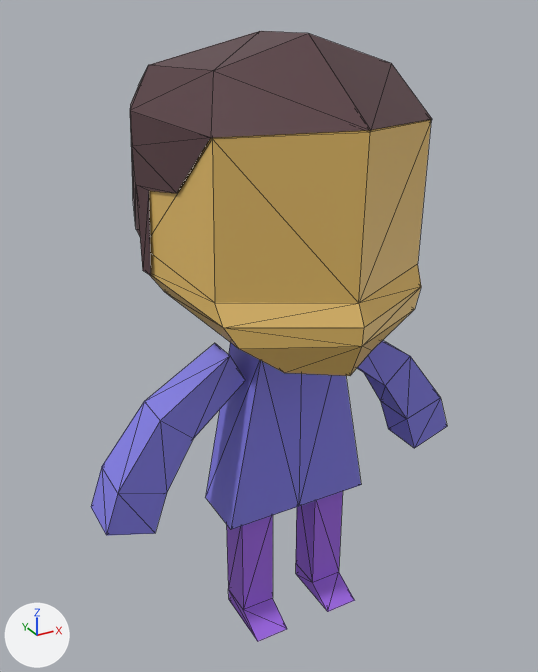
What one commit did to the glTF model server/static/cafemania/assets/char.glb.
Both versions are drawn from a 50 mm camera at (-2.42, -4.16, 1.33) aimed at (-0.07, 0.12, -0.81). The lights are fixed; the arrows at lower left show +X, +Y and +Z. Mesh edges are drawn as thin lines. Vertices at the same position are counted once.

Objects in the first picture: 'Body', 'Hair', 'Head', 'Legs'.
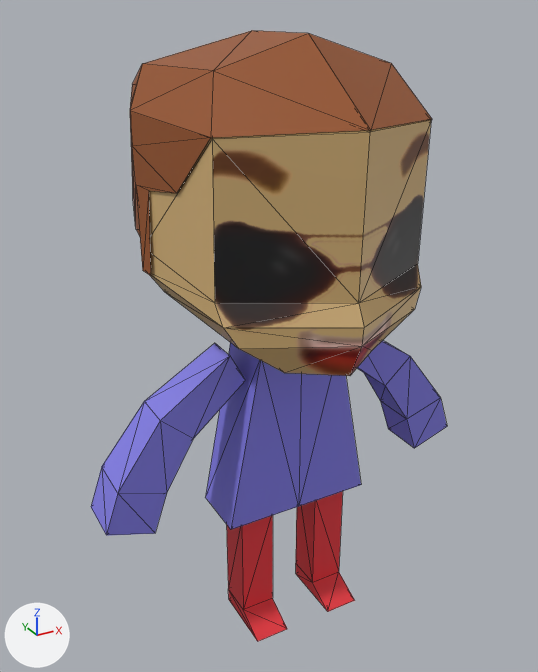
Pixel boxes [x1, y1, x2, y2] of what changed, in the pictures (538 x 672 px; the box of a moved part takes in the faces that stretch with it):
'Head', surface changed
    both: [149, 120, 431, 376]
'Hair', surface changed, reshaped
    before: [130, 31, 432, 276]
    after: [130, 30, 432, 276]
'Legs', recoloured (purple to red)
    both: [227, 491, 355, 641]
part 1 of me_cube_004, moved or reshaped
    before: [130, 31, 308, 110]
    after: [130, 30, 308, 110]

Edits to the bpy script that builds the scene:
```text
Add img_head:
    img_head = load_image('head', '_unpacked/head', 1024, 831, 'sRGB')
Add img_hair:
    img_hair = load_image('hair', '_unpacked/hair', 1024, 1024, 'sRGB')
Change mat_hairmaterial:
    remove mat_hairmaterial.base_color = (0.0985, 0.0467, 0.0542)  # brown #583d42
    add mat_hairmaterial.texture = img_hair
Change mat_legmaterial:
    mat_legmaterial.base_color: (0.357, 0.139, 0.8) -> (0.8, 0.0371, 0.0488)  # purple #a168e7 -> red #e7363e
Change mat_headmaterial:
    remove mat_headmaterial.base_color = (0.8, 0.519, 0.14)  # orange #e7bf69
    add mat_headmaterial.texture = img_head
Change me_cube_004:
    where me_cube_004.from_pydata(...)  # 38 vertices, 60 faces; spans x -0.9..0.9, y -0.87..0.96, z -0.3..1.2
    used by ob_hair; location = (0.0, 0.0, 0.0)
    before: 0 (0.76, 0.56, 0.89), 4 (0.76, 0.36, 1.02), 15 (-0.76, 0.56, 0.89) at pixel (138, 85), 18 (0.0, 0.62, 1.02), 22 (-0.76, 0.36, 1.02) at pixel (148, 65)
    before: 23 (0.0, 0.36, 1.2) at pixel (259, 31)
    me_cube_004 part 1
    add for i in [4, 22, 23]: me_cube_004.vertices[i].co += Vector((0.0, 0.11, 0.0))
    add for i in [0, 15, 18]: me_cube_004.vertices[i].co += Vector((0.0, 0.12, 0.0))
```
